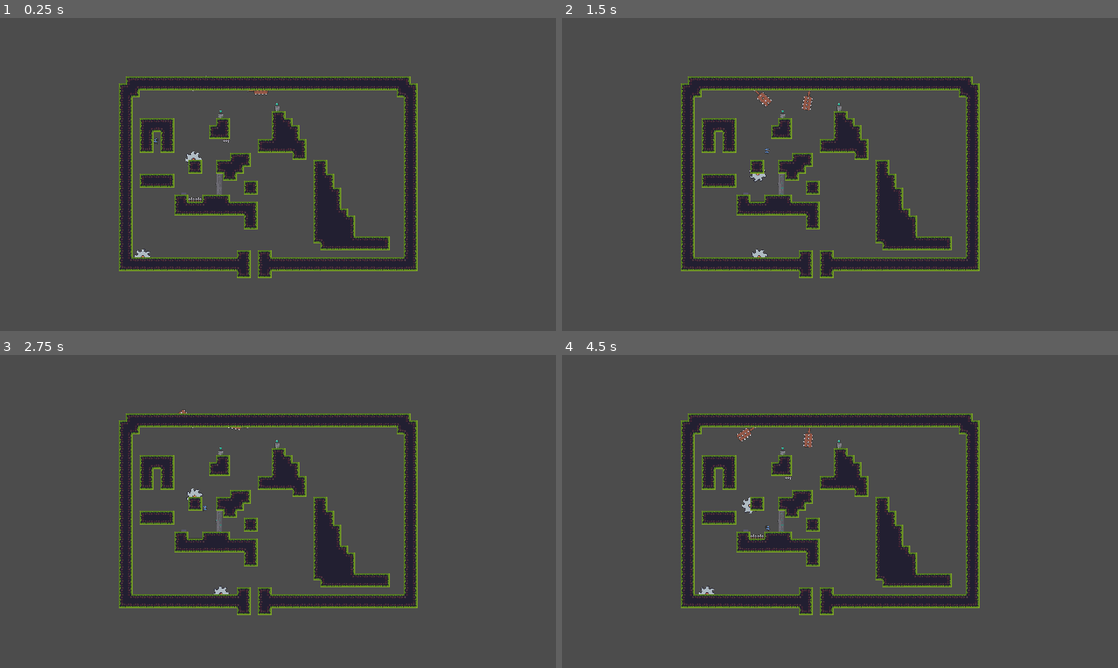
Above: before the commit, frames 1-4 (two rows, left to right).
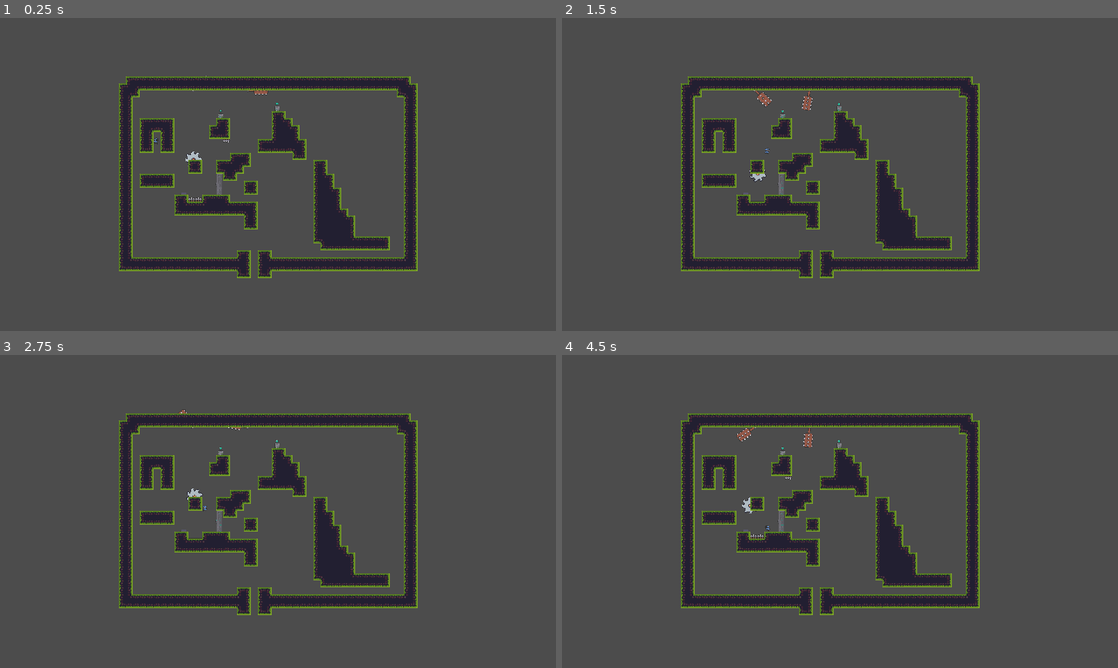
Above: after the commit, the same moments.

Repository: TheNoobBOBXD/2DPlatformer2022
Game: Godot game, scene res://Scenes/World.tscn
The game is run twice, just before and just after one commit, with the same random seed, the same clock (stepped at 60 frames per second) and the same inputs. The project has no main scene, so this scene is started directly.
Inputs:
- Up to frame 1 (0.25 s): no input
- Up to frame 2 (1.5 s): tap Enter at 0.5, 0.6, 1.35 s; hold D (right) from 0.53 s (still down); tap Space (jump) at 0.77 s
- Up to frame 3 (2.75 s): tap Space (jump) at 1.52 s; release D (right) at 2.03 s; hold A (left) from 2.03 s (still down); tap Enter at 2.1 s
- Up to frame 4 (4.5 s): release A (left) at 2.78 s; hold D (right) 2.78-4.28 s; tap Enter at 2.85, 3.6, 4.35 s; tap Space (jump) at 3.02, 3.77 s; hold A (left) from 4.28 s (still down)

The runs differ from the first frame. In frame 1, less than 0.1% of the frame differs, in the area x 24-51%, y 26-77%; in frame 2, less than 0.1%; in frame 3, less than 0.1%; in frame 4, less than 0.1%.

Commit message:
did stuff
cool

Diff:
--- /dev/null
+++ b/Scenes/SavePoint.gd
@@ -0,0 +1,16 @@
+extends Area2D
+
+func _ready():
+	$AnimationPlayer.play("checkpoint")
+
+func _process(delta):
+	if GameStats.get_spawn() != self:
+		$AnimationPlayer.play("checkpoint")
+
+
+
+
+func _on_SavePoint_body_entered(body):
+	if body.is_in_group("Player"):
+		GameStats.set_spawn(self)
+		$AnimationPlayer.play("saved")
--- a/Scenes/SavePoint.tscn
+++ b/Scenes/SavePoint.tscn
@@ -1,7 +1,8 @@
-[gd_scene load_steps=7 format=2]
+[gd_scene load_steps=8 format=2]
 
 [ext_resource path="res://Sprites/save_point_saving_anim_strip_3.png" type="Texture" id=1]
 [ext_resource path="res://Sprites/save_point_anim_strip_9.png" type="Texture" id=2]
+[ext_resource path="res://Scenes/SavePoint.gd" type="Script" id=3]
 
 [sub_resource type="RectangleShape2D" id=1]
 extents = Vector2( 6, 7.5 )
@@ -128,6 +129,7 @@
 }
 
 [node name="SavePoint" type="Area2D"]
+script = ExtResource( 3 )
 
 [node name="CollisionShape2D" type="CollisionShape2D" parent="."]
 position = Vector2( 0, 2.5 )
@@ -142,3 +144,5 @@
 [node name="Sprite" type="Sprite" parent="."]
 texture = ExtResource( 2 )
 hframes = 9
+
+[connection signal="body_entered" from="." to="." method="_on_SavePoint_body_entered"]
--- a/Scenes/SpikeTrap.gd
+++ b/Scenes/SpikeTrap.gd
@@ -3,3 +3,13 @@
 
 func _ready():
 	$AnimationPlayer.play("spiketrigger")
+
+
+
+
+func _on_SpikeTrap_body_entered(body):
+	print(body)
+	if body.is_in_group("Player"):
+		print("L")
+		if GameStats.check_reset() == false:
+			body.global_position = GameStats.get_spawn().global_position
--- a/Scenes/SpikeTrap.tscn
+++ b/Scenes/SpikeTrap.tscn
@@ -79,4 +79,5 @@
 anims/RESET = SubResource( 2 )
 anims/spiketrigger = SubResource( 3 )
 
+[connection signal="body_entered" from="." to="." method="_on_SpikeTrap_body_entered"]
 [connection signal="body_entered" from="." to="." method="_on_Area2D_body_entered"]
--- a/Scenes/SpinningBlade.gd
+++ b/Scenes/SpinningBlade.gd
@@ -1,8 +1,15 @@
 extends Node2D
 export(int) var follow_speed = 50
-
 func _ready():
 	$AnimationPlayer.play("spin")
 
 func _process(delta):
 	$Path2D/PathFollow2D.offset += follow_speed * delta
+
+
+func _on_Area2D_body_entered(body):
+	print(body)
+	if body.is_in_group("Player"):
+		print("L")
+		if GameStats.check_reset() == false:
+			body.global_position = GameStats.get_spawn().global_position
--- a/Scenes/SpinningBlade.tscn
+++ b/Scenes/SpinningBlade.tscn
@@ -2,6 +2,14 @@
 
 [ext_resource path="res://Sprites/On (38x38).png" type="Texture" id=1]
 [ext_resource path="res://Scenes/SpinningBlade.gd" type="Script" id=2]
+
+[sub_resource type="Curve2D" id=3]
+_data = {
+"points": PoolVector2Array( 0, 0, 0, 0, -6, 3, 0, 0, 0, 0, 26, 3, 0, 0, 0, 0, 26, 35, 0, 0, 0, 0, -6, 35, 0, 0, 0, 0, -6, 3, 0, 0, 0, 0, -6, 3 )
+}
+
+[sub_resource type="CircleShape2D" id=4]
+radius = 17.0294
 
 [sub_resource type="Animation" id=1]
 length = 0.001
@@ -35,22 +43,8 @@
 "values": [ 0, 1, 2, 3, 4, 5, 6, 7 ]
 }
 
-[sub_resource type="Curve2D" id=3]
-_data = {
-"points": PoolVector2Array( 0, 0, 0, 0, -6, 3, 0, 0, 0, 0, 26, 3, 0, 0, 0, 0, 26, 35, 0, 0, 0, 0, -6, 35, 0, 0, 0, 0, -6, 3, 0, 0, 0, 0, -6, 3 )
-}
-
-[sub_resource type="CircleShape2D" id=4]
-radius = 17.0294
-
 [node name="SpinningBlade" type="Node2D"]
 script = ExtResource( 2 )
-
-[node name="AnimationPlayer" type="AnimationPlayer" parent="."]
-root_node = NodePath("../Path2D/PathFollow2D/Sprite")
-playback_speed = -3.0
-anims/RESET = SubResource( 1 )
-anims/spin = SubResource( 2 )
 
 [node name="Path2D" type="Path2D" parent="."]
 curve = SubResource( 3 )
@@ -67,3 +61,11 @@
 
 [node name="CollisionShape2D" type="CollisionShape2D" parent="Path2D/PathFollow2D/Sprite/Area2D"]
 shape = SubResource( 4 )
+
+[node name="AnimationPlayer" type="AnimationPlayer" parent="."]
+root_node = NodePath("../Path2D/PathFollow2D/Sprite")
+playback_speed = -3.0
+anims/RESET = SubResource( 1 )
+anims/spin = SubResource( 2 )
+
+[connection signal="body_entered" from="Path2D/PathFollow2D/Sprite/Area2D" to="." method="_on_Area2D_body_entered"]
--- a/Scenes/SwingingTrap.gd
+++ b/Scenes/SwingingTrap.gd
@@ -4,3 +4,11 @@
 
 func _ready():
 	$AnimationPlayer.play("Swing")
+
+
+func _on_Area2D_body_entered(body):
+	print(body)
+	if body.is_in_group("Player"):
+		print("L")
+		if GameStats.check_reset() == false:
+			body.global_position = GameStats.get_spawn().global_position
--- a/Scenes/World.tscn
+++ b/Scenes/World.tscn
@@ -8,49 +8,7 @@
 [ext_resource path="res://Scenes/SpikeTrap.tscn" type="PackedScene" id=6]
 [ext_resource path="res://Scenes/DoorAndButton.tscn" type="PackedScene" id=7]
 [ext_resource path="res://Scenes/SpinningBlade.tscn" type="PackedScene" id=8]
-[ext_resource path="res://Scenes/SpinningBlade.gd" type="Script" id=9]
-[ext_resource path="res://Sprites/On (38x38).png" type="Texture" id=10]
 [ext_resource path="res://Scenes/SavePoint.tscn" type="PackedScene" id=11]
-
-[sub_resource type="Animation" id=1]
-length = 0.001
-tracks/0/type = "value"
-tracks/0/path = NodePath(".:frame")
-tracks/0/interp = 1
-tracks/0/loop_wrap = true
-tracks/0/imported = false
-tracks/0/enabled = true
-tracks/0/keys = {
-"times": PoolRealArray( 0 ),
-"transitions": PoolRealArray( 1 ),
-"update": 0,
-"values": [ 0 ]
-}
-
-[sub_resource type="Animation" id=2]
-resource_name = "spin"
-length = 0.8
-loop = true
-tracks/0/type = "value"
-tracks/0/path = NodePath(".:frame")
-tracks/0/interp = 1
-tracks/0/loop_wrap = true
-tracks/0/imported = false
-tracks/0/enabled = true
-tracks/0/keys = {
-"times": PoolRealArray( 0, 0.1, 0.2, 0.3, 0.4, 0.5, 0.6, 0.7 ),
-"transitions": PoolRealArray( 1, 1, 1, 1, 1, 1, 1, 1 ),
-"update": 1,
-"values": [ 0, 1, 2, 3, 4, 5, 6, 7 ]
-}
-
-[sub_resource type="Curve2D" id=24]
-_data = {
-"points": PoolVector2Array( 0, 0, 0, 0, -9, 4, 0, 0, 0, 0, 231, 4, 0, 0, 0, 0, -9, 4 )
-}
-
-[sub_resource type="CircleShape2D" id=4]
-radius = 17.0294
 
 [sub_resource type="ConvexPolygonShape2D" id=22]
 points = PoolVector2Array( 0, 0, 16, 0, 16, 16, 0, 16 )
@@ -282,33 +240,6 @@
 [node name="SpinningBlade" parent="." instance=ExtResource( 8 )]
 position = Vector2( -201, -37 )
 
-[node name="SpinningBlade2" type="Node2D" parent="."]
-position = Vector2( -327, 186 )
-script = ExtResource( 9 )
-follow_speed = 100
-
-[node name="AnimationPlayer" type="AnimationPlayer" parent="SpinningBlade2"]
-root_node = NodePath("../Path2D/PathFollow2D/Sprite")
-playback_speed = 5.0
-anims/RESET = SubResource( 1 )
-anims/spin = SubResource( 2 )
-
-[node name="Path2D" type="Path2D" parent="SpinningBlade2"]
-curve = SubResource( 24 )
-
-[node name="PathFollow2D" type="PathFollow2D" parent="SpinningBlade2/Path2D"]
-position = Vector2( -9, 4 )
-rotation = -6.07964e-08
-
-[node name="Sprite" type="Sprite" parent="SpinningBlade2/Path2D/PathFollow2D"]
-texture = ExtResource( 10 )
-hframes = 8
-
-[node name="Area2D" type="Area2D" parent="SpinningBlade2/Path2D/PathFollow2D/Sprite"]
-
-[node name="CollisionShape2D" type="CollisionShape2D" parent="SpinningBlade2/Path2D/PathFollow2D/Sprite/Area2D"]
-shape = SubResource( 4 )
-
 [node name="TileMap" type="TileMap" parent="."]
 position = Vector2( -335, -50 )
 tile_set = SubResource( 20 )
--- /dev/null
+++ b/Scripts/game_stats.gd
@@ -0,0 +1,21 @@
+extends Node
+
+onready var game_start_time = OS.get_ticks_msec()
+var current_spawn = null
+
+func reset():
+	current_spawn = null
+	get_tree().reload_current_scene()
+	game_start_time = OS.get_ticks_msec()
+
+func check_reset():
+	if current_spawn == null:
+		reset()
+	else:
+		return false
+
+func set_spawn(spawn):
+	current_spawn = spawn
+
+func get_spawn():
+	return current_spawn
--- a/project.godot
+++ b/project.godot
@@ -12,6 +12,10 @@
 
 config/name="2dPlatformer"
 config/icon="res://icon.png"
+
+[autoload]
+
+GameStats="*res://Scripts/game_stats.gd"
 
 [display]
 
@@ -67,6 +71,11 @@
 , Object(InputEventKey,"resource_local_to_scene":false,"resource_name":"","device":0,"alt":false,"shift":false,"control":false,"meta":false,"command":false,"pressed":false,"scancode":0,"physical_scancode":87,"unicode":0,"echo":false,"script":null)
  ]
 }
+reset={
+"deadzone": 0.5,
+"events": [ Object(InputEventKey,"resource_local_to_scene":false,"resource_name":"","device":0,"alt":false,"shift":false,"control":false,"meta":false,"command":false,"pressed":false,"scancode":0,"physical_scancode":16777220,"unicode":0,"echo":false,"script":null)
+ ]
+}
 
 [physics]
 
Empty file added: Scenes/World.gd
Not shown: 1 places in Scenes/World.tscn that only renumber resources
